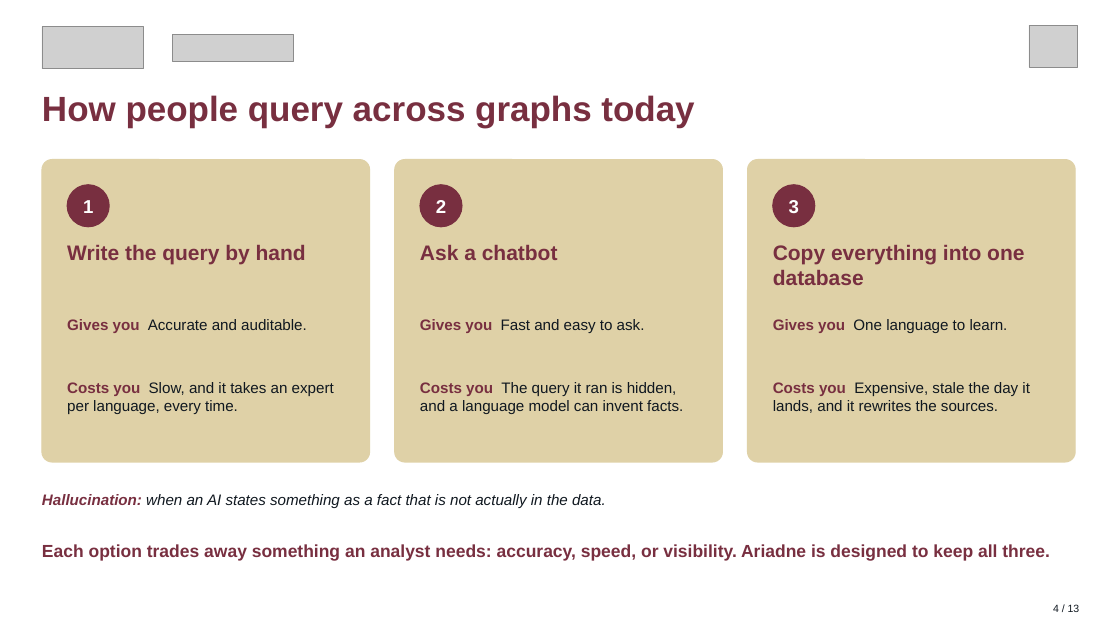
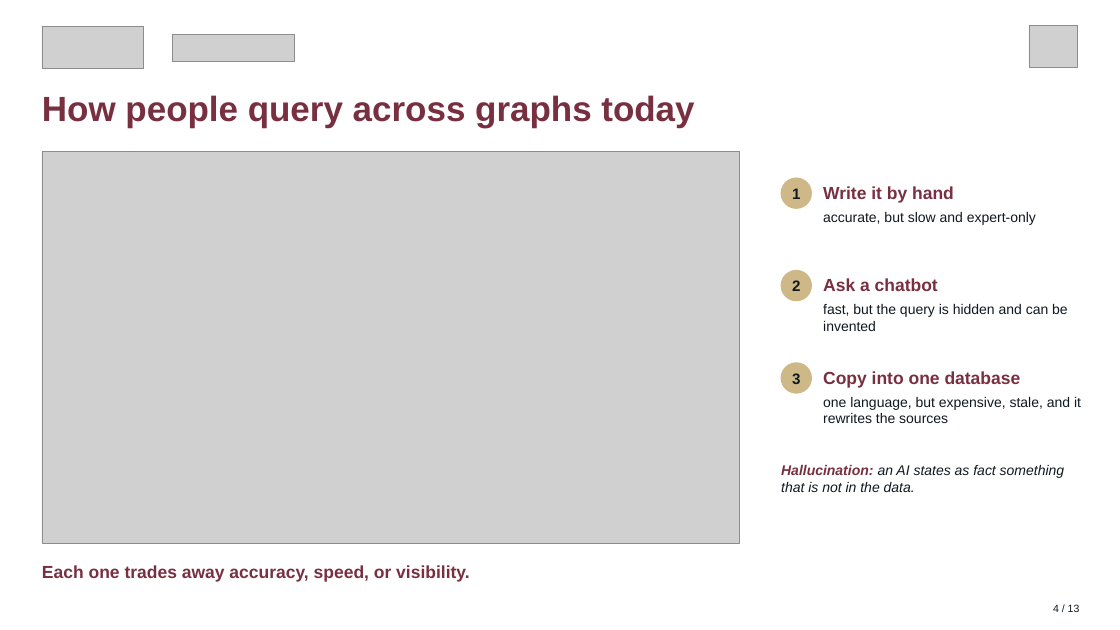
Before and after one commit to brendondgr/Ariadne, a slide deck: slide 4 of docs/showcase/Ariadne_Showcase.pptx. Drawn at 1120x630 pixels with LibreOffice and Linux fonts; fonts in the diff are those of the drawing; grey boxes stand for pictures. Boxes give left, top, right and bottom in pixels: in the first picture for what was removed or moved away, otherwise in the second. Text is boxed around its words. In the diff, an @@ line names an element or a change of style, - is before the commit and + after.

```diff
--- a/docs/showcase/Ariadne_Showcase.pptx
+++ b/docs/showcase/Ariadne_Showcase.pptx
@@ rounded rectangle removed at (x1=42, y1=160, x2=370, y2=462) @@
@@ picture added at (x1=42, y1=151, x2=739, y2=544) @@
@@ rounded rectangle removed at (x1=395, y1=160, x2=723, y2=462) @@
@@ rounded rectangle removed at (x1=748, y1=160, x2=1075, y2=462) @@
@@ text "1" moved from (x1=83, y1=200, x2=93, y2=213) to (x1=792, y1=188, x2=800, y2=199) @@
@@ ellipse resized from (x1=773, y1=185, x2=815, y2=227) to (x1=781, y1=178, x2=812, y2=208) @@
@@ ellipse at (x1=781, y1=178, x2=812, y2=208): fill #782F40 to #CEB888; outline #782F40 1 pt to #CEB888 1 pt @@
@@ text "Write it by hand" at (x1=823, y1=186, x2=954, y2=203): vertical alignment top to middle @@
@@ ellipse removed at (x1=67, y1=185, x2=109, y2=227) @@
@@ ellipse removed at (x1=420, y1=185, x2=462, y2=227) @@
@@ text at (x1=823, y1=186, x2=954, y2=203): text changed; size 18 to 15 pt @@
-Write the query by hand
+Write it by hand
@@ text added at (x1=823, y1=212, x2=1036, y2=225), 12 pt, text #101820 @@
+accurate, but slow and expert-only
@@ text "Ask a chatbot" moved from (x1=420, y1=245, x2=558, y2=260) to (x1=823, y1=278, x2=938, y2=291) @@
@@ text "Ask a chatbot" at (x1=823, y1=278, x2=938, y2=291): size 18 to 15 pt; vertical alignment top to middle @@
@@ text "2" moved from (x1=436, y1=200, x2=446, y2=213) to (x1=792, y1=280, x2=800, y2=291) @@
@@ ellipse added at (x1=781, y1=271, x2=812, y2=301), fill #CEB888, outline #CEB888 1 pt @@
@@ text removed at (x1=67, y1=319, x2=307, y2=333) @@
-Gives you Accurate and auditable.
@@ text removed at (x1=420, y1=319, x2=645, y2=333) @@
-Gives you Fast and easy to ask.
@@ text removed at (x1=773, y1=319, x2=1008, y2=333) @@
-Gives you One language to learn.
@@ text added at (x1=823, y1=304, x2=1068, y2=331), 12 pt, text #101820 @@
+fast, but the query is hidden and can be invented
@@ text removed at (x1=67, y1=382, x2=334, y2=414) @@
-Costs you Slow, and it takes an expert per language, every time.
@@ text removed at (x1=420, y1=382, x2=683, y2=414) @@
-Costs you The query it ran is hidden, and a language model can invent facts.
@@ size 16 to 13 pt, text colour #FFFFFF to #101820 in 3 elements at (x1=792, y1=188, x2=800, y2=199), (x1=792, y1=280, x2=800, y2=291), (x1=792, y1=373, x2=800, y2=384) @@
@@ text "3" moved from (x1=789, y1=200, x2=799, y2=213) to (x1=792, y1=373, x2=800, y2=384) @@
@@ ellipse added at (x1=781, y1=363, x2=812, y2=393), fill #CEB888, outline #CEB888 1 pt @@
@@ text at (x1=823, y1=371, x2=1021, y2=388): text changed; size 18 to 15 pt @@
-Copy everything into one database
+Copy into one database
@@ text "Copy into one database" at (x1=823, y1=371, x2=1021, y2=388): vertical alignment top to middle @@
@@ text at (x1=823, y1=397, x2=1081, y2=423): text changed; size 13 to 12 pt @@
-Costs you Expensive, stale the day it lands, and it rewrites the sources.
+one language, but expensive, stale, and it rewrites the sources
@@ text at (x1=781, y1=465, x2=1064, y2=492): text changed; size 13 to 12 pt @@
-Hallucination: when an AI states something as a fact that is not actually in the data.
+Hallucination: an AI states as fact something that is not in the data.
@@ text "Hallucination: an AI states as ..." at (x1=781, y1=465, x2=1064, y2=492): vertical alignment middle to top @@
@@ text at (x1=42, y1=565, x2=469, y2=582): text changed @@
-Each option trades away something an analyst needs: accuracy, speed, or visibility. Ariadne is designed to keep all three.
+Each one trades away accuracy, speed, or visibility.
```
Also in this commit, not shown: 10 other slides changed, 7 other files.
